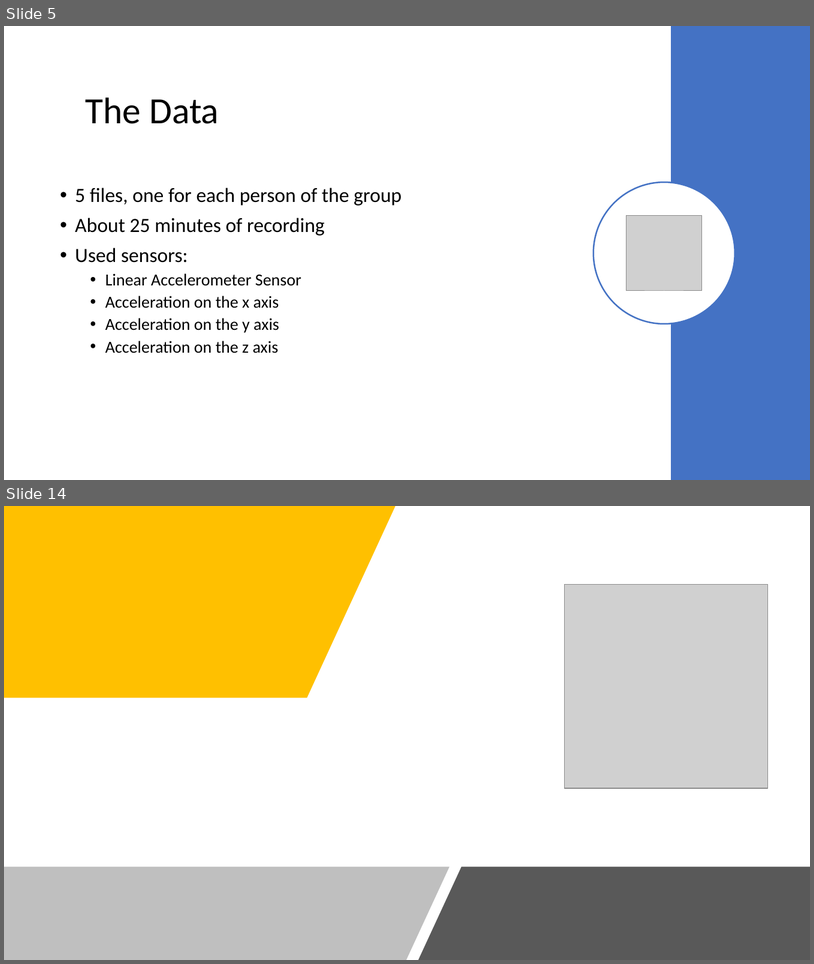
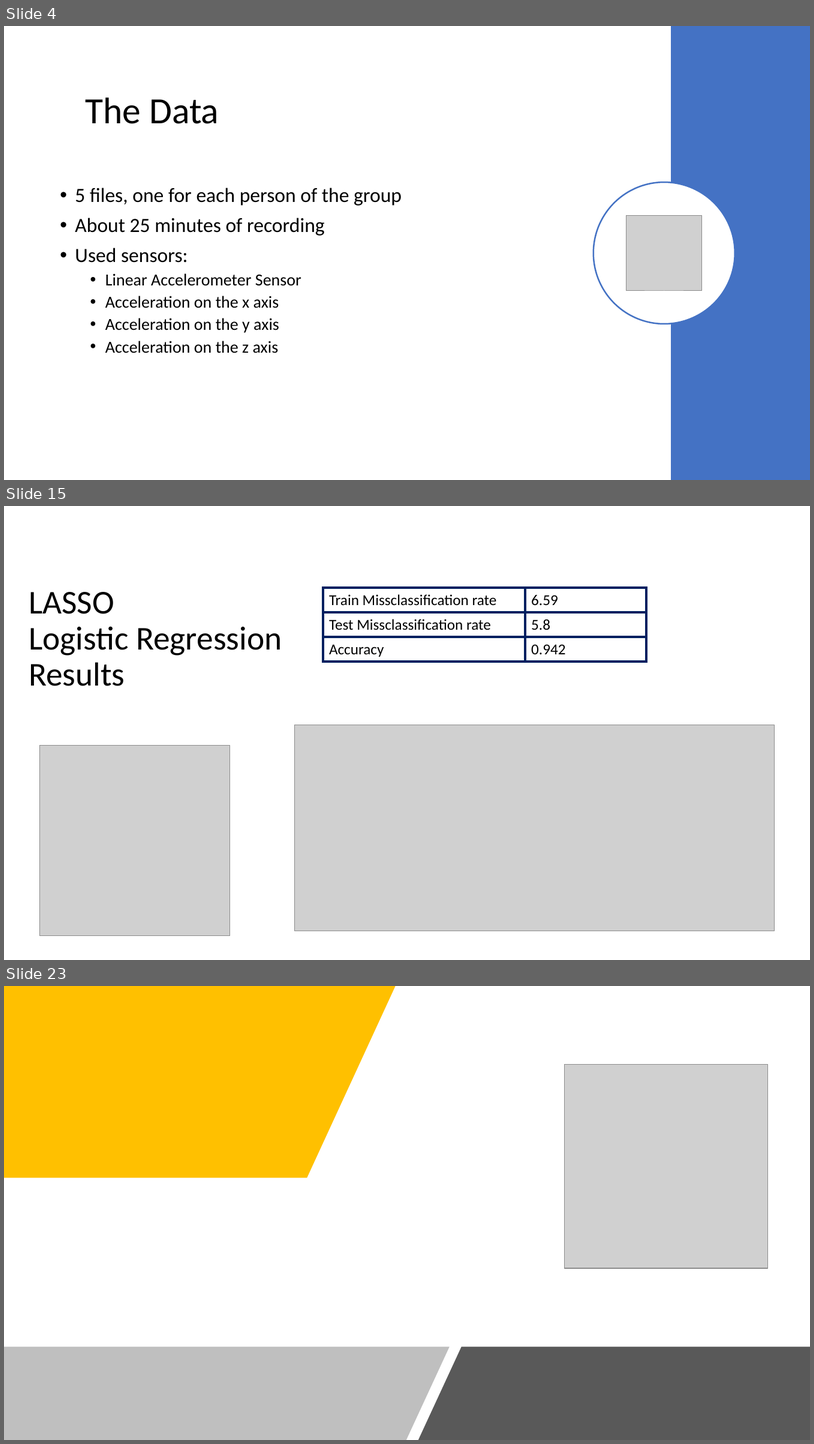
Before and after one commit to cerniello/WalkingPatternClassification_SL, a slide deck: Presentation Group 13.pptx. Shown one above the other, each under a label of ours: slides 5 and 14 before the commit, slides 4, 15 and 23 after it; the slides between them are not shown. The pictures are 814x964 and 814x1444 pixels, drawn with LibreOffice and Linux fonts; fonts in the diff are those of the drawing; grey boxes stand for pictures. Boxes give left, top, right and bottom in pixels: in the first picture for what was removed or moved away, otherwise in the second. Text is boxed around its words. In the diff, an @@ line names an element or a change of style, - is before the commit and + after.

```diff
--- a/Presentation Group 13.pptx
+++ b/Presentation Group 13.pptx
@@ slide 15 added at (x1=4, y1=506, x2=810, y2=960), background #FFFFFF @@
@@ title added at (x1=29, y1=592, x2=282, y2=686), 39.6 pt, text #000000 @@
+LASSO
+Logistic Regression
+Results
@@ table added at (x1=323, y1=588, x2=647, y2=661), 3 rows, 2 columns @@
+Train Missclassification rate | 6.59
+Test Missclassification rate | 5.8
+Accuracy | 0.942
@@ picture added at (x1=295, y1=724, x2=776, y2=931) @@
@@ picture added at (x1=39, y1=745, x2=230, y2=936) @@
@@ what was slide 5 is now slide 4 @@
@@ what was slide 14 is now slide 23 @@
```
Also in this commit, not shown: 1 slide changed, 16 other slides added, 8 slides removed.
